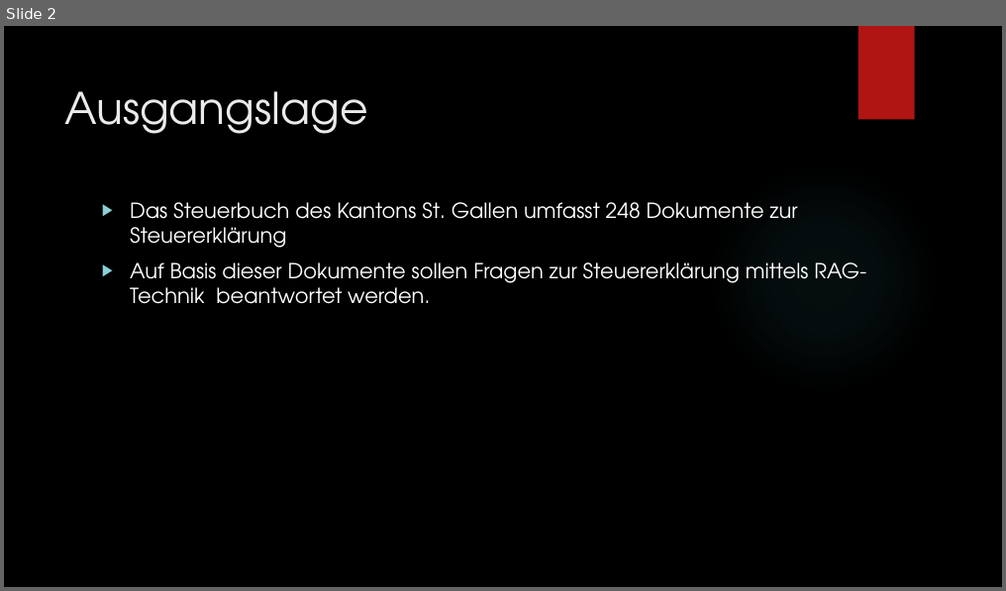
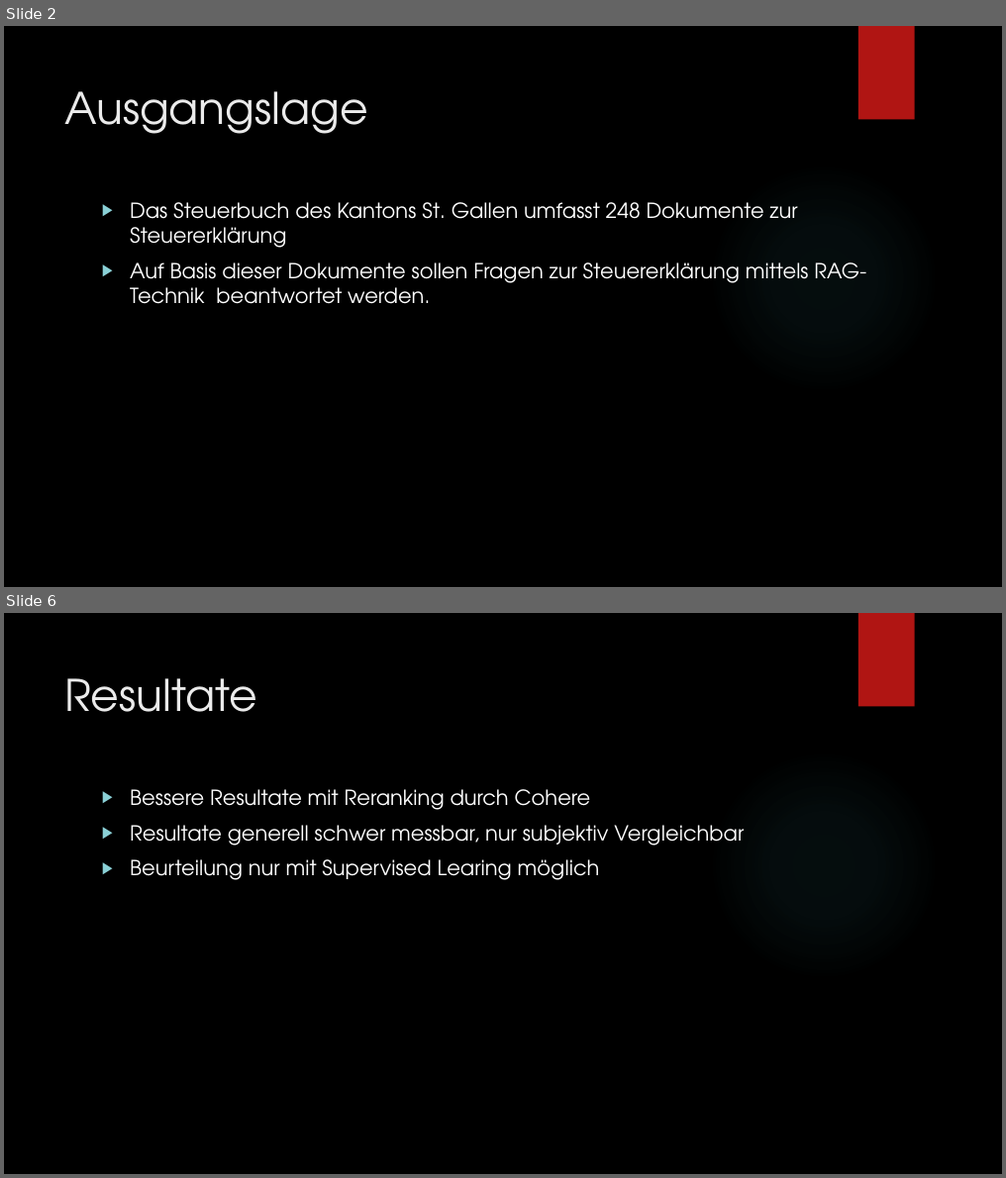
Before and after one commit to peterfust/first-rag, a slide deck: Präsentation-First-RAG.pptx. Shown one above the other, each under a label of ours: slide 2 before the commit, slides 2 and 6 after it; the slides between them are not shown. The pictures are 1006x591 and 1006x1178 pixels, drawn with LibreOffice and Linux fonts; fonts in the diff are those of the drawing; background and template pictures are left out. Boxes give left, top, right and bottom in pixels: in the first picture for what was removed or moved away, otherwise in the second. Text is boxed around its words. In the diff, an @@ line names an element or a change of style, - is before the commit and + after.

```diff
--- a/Präsentation-First-RAG.pptx
+++ b/Präsentation-First-RAG.pptx
@@ slide 6 added at [4,613,1002,1174], background picture (left out); not listed: 2 template elements that a slide beside it also shows @@
@@ title added at [64,678,257,712], 42 pt, text #EBEBEB @@
+Resultate
@@ text added at [130,789,744,880], 20 pt, text #FFFFFF @@
+▶ Bessere Resultate mit Reranking durch Cohere
+▶ Resultate generell schwer messbar, nur subjektiv Vergleichbar
+▶ Beurteilung nur mit Supervised Learing möglich
```
Also in this commit, not shown: 1 slide changed, 2 other slides added.
